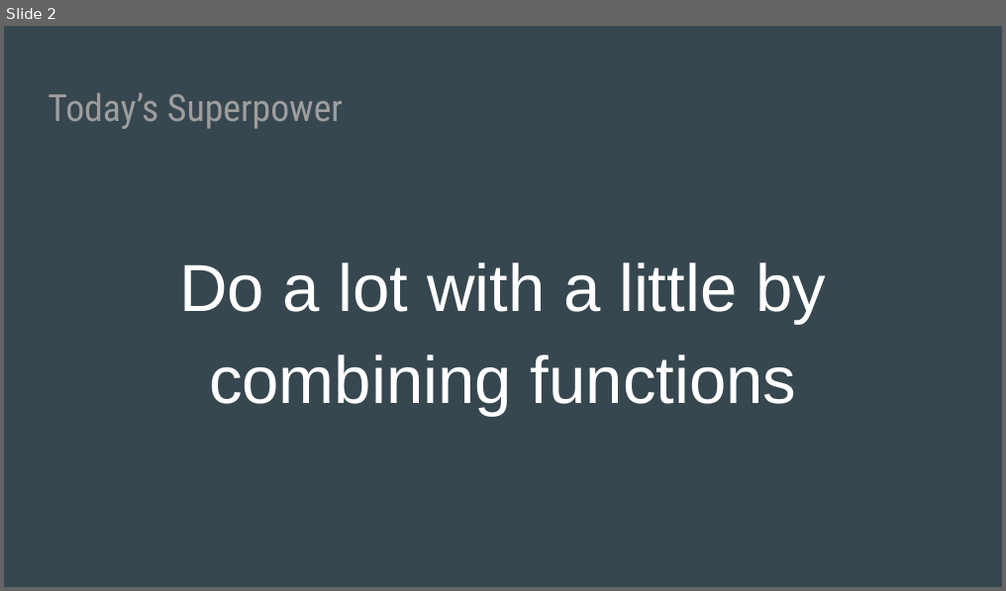
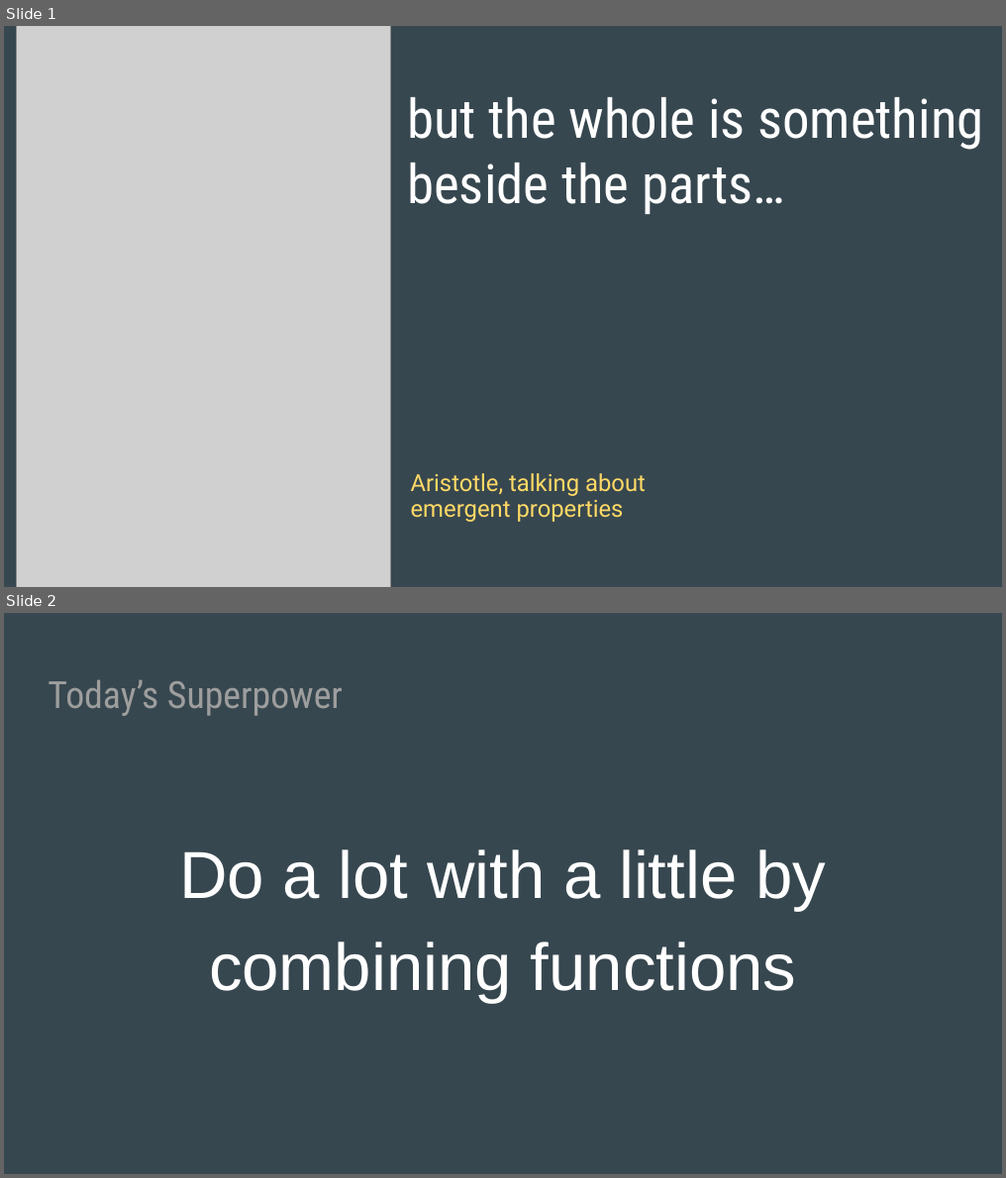
Before and after one commit to Eastside-FP/daythree, a slide deck: Week3.pptx. Shown one above the other, each under a label of ours: slide 2 before the commit, slides 1 and 2 after it. The pictures are 1006x591 and 1006x1178 pixels, drawn with LibreOffice and Linux fonts; fonts in the diff are those of the drawing; grey boxes stand for pictures. Boxes give left, top, right and bottom in pixels: in the first picture for what was removed or moved away, otherwise in the second. Text is boxed around its words. In the diff, an @@ line names an element or a change of style, - is before the commit and + after.

```diff
--- a/Week3.pptx
+++ b/Week3.pptx
@@ slide 1 added at [4,26,1002,587], background #37474F @@
@@ picture added at [16,26,390,587] @@
@@ title added at [407,97,983,214], 39.2 pt, text #FFFFFF @@
+but the whole is something beside the parts…
@@ subtitle added at [411,473,646,522], 17 pt, text #FFD966 @@
+Aristotle, talking about emergent properties
```
Also in this commit, not shown: 1 slide removed, 1 other file.
